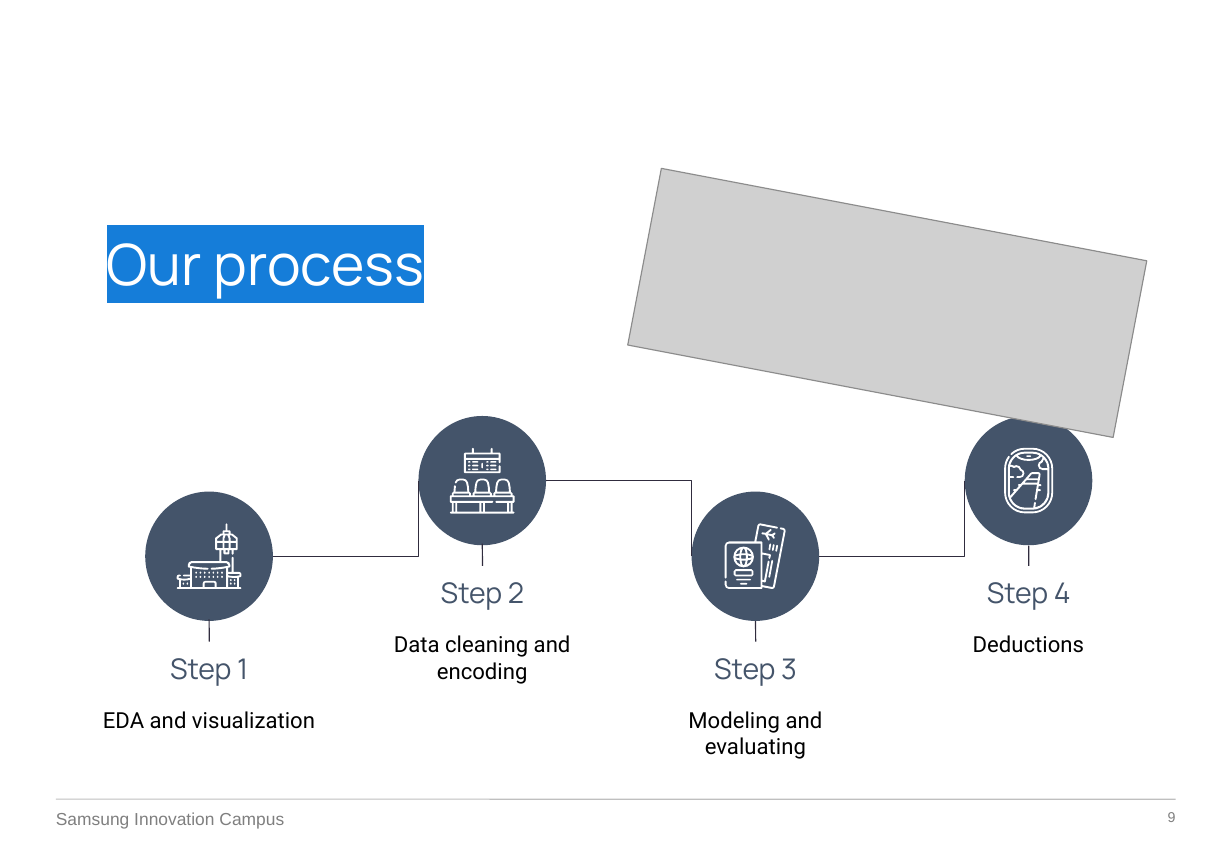
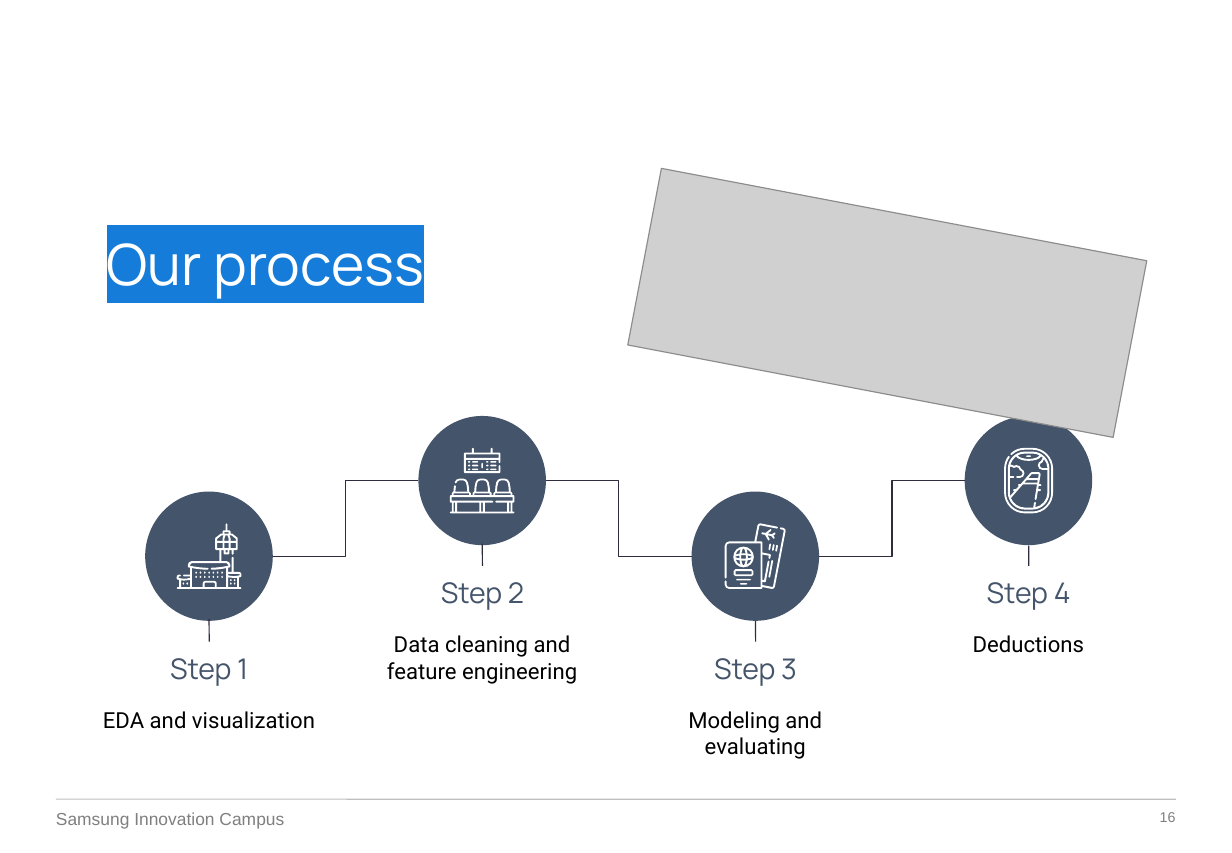
Before and after one commit to IinjyI/Airlines-Customer-Satisfaction, a slide deck: slide 16 of presentation.pptx (slide 9 before the commit). Drawn at 1232x853 pixels with LibreOffice and Linux fonts; fonts in the diff are those of the drawing; grey boxes stand for pictures; background and template pictures are left out. Boxes give left, top, right and bottom in pixels: in the first picture for what was removed or moved away, otherwise in the second. Text is boxed around its words. In the diff, an @@ line names an element or a change of style, - is before the commit and + after.

Commit message:
Presentation 1.0

```diff
--- a/presentation.pptx
+++ b/presentation.pptx
@@ elbow line (273, 556) - (419, 481): route changed @@
@@ elbow line (546, 481) - (692, 556): route changed @@
@@ elbow line (819, 556) - (965, 481): route changed @@
@@ outline redrawn in 4 elements at bbox=[449, 479, 514, 514], bbox=[1008, 452, 1050, 510], bbox=[1004, 448, 1053, 514], bbox=[176, 523, 241, 589] @@
@@ text at bbox=[387, 635, 577, 684]: text changed @@
-Data cleaning and encoding
+Data cleaning and feature engineering
@@ page number at bbox=[1160, 812, 1176, 822]: text changed @@
-9
+16
```
Also in this commit, not shown: 7 other slides changed, 14 slides added, 1 slide removed, 8 other files.
